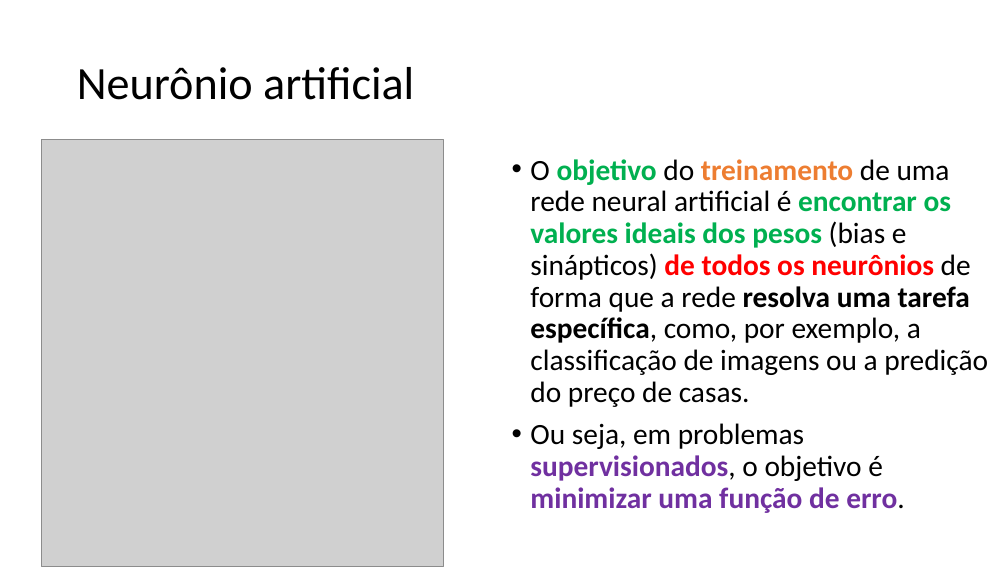
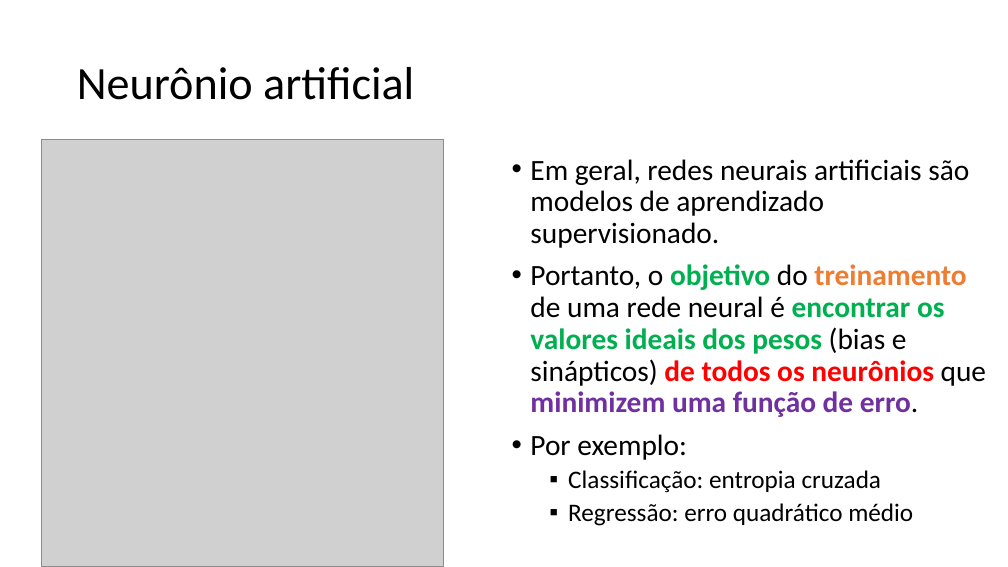
Before and after one commit to zz4fap/c24_inteligencia_artificial, a slide deck: slide 18 of slides/C24_MLP.pptx. Drawn at 1008x567 pixels with LibreOffice and Linux fonts; fonts in the diff are those of the drawing; grey boxes stand for pictures. Boxes give left, top, right and bottom in pixels: in the first picture for what was removed or moved away, otherwise in the second. Text is boxed around its words. In the diff, an @@ line names an element or a change of style, - is before the commit and + after.

Commit message:
new slides

```diff
--- a/slides/C24_MLP.pptx
+++ b/slides/C24_MLP.pptx
@@ text at bbox=[530, 159, 986, 526]: text changed @@
-• O objetivo do treinamento de uma rede neural artificial é encontrar os valores ideais dos pesos (bias e sinápticos) de todos os neurônios de forma que a rede resolva uma tarefa específica, como, por exemplo, a classificação de imagens ou a predição do preço de casas.
-• Ou seja, em problemas supervisionados, o objetivo é minimizar uma função de erro.
+• Em geral, redes neurais artificiais são modelos de aprendizado supervisionado.
+• Portanto, o objetivo do treinamento de uma rede neural é encontrar os valores ideais dos pesos (bias e sinápticos) de todos os neurônios que minimizem uma função de erro.
+• Por exemplo:
+  ▪ Classificação: entropia cruzada
+  ▪ Regressão: erro quadrático médio
```
Also in this commit, not shown: 7 other slides changed.
